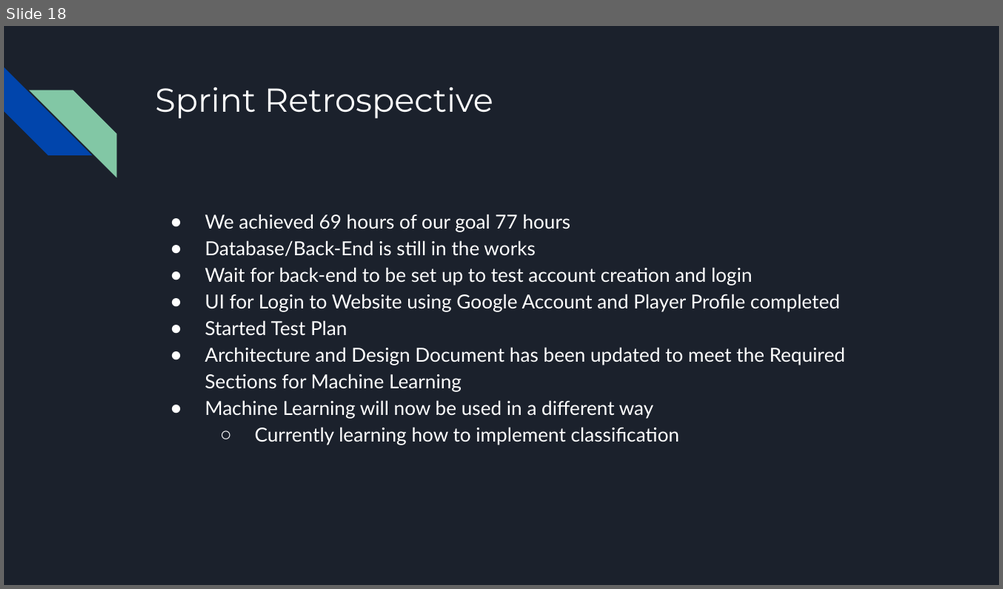
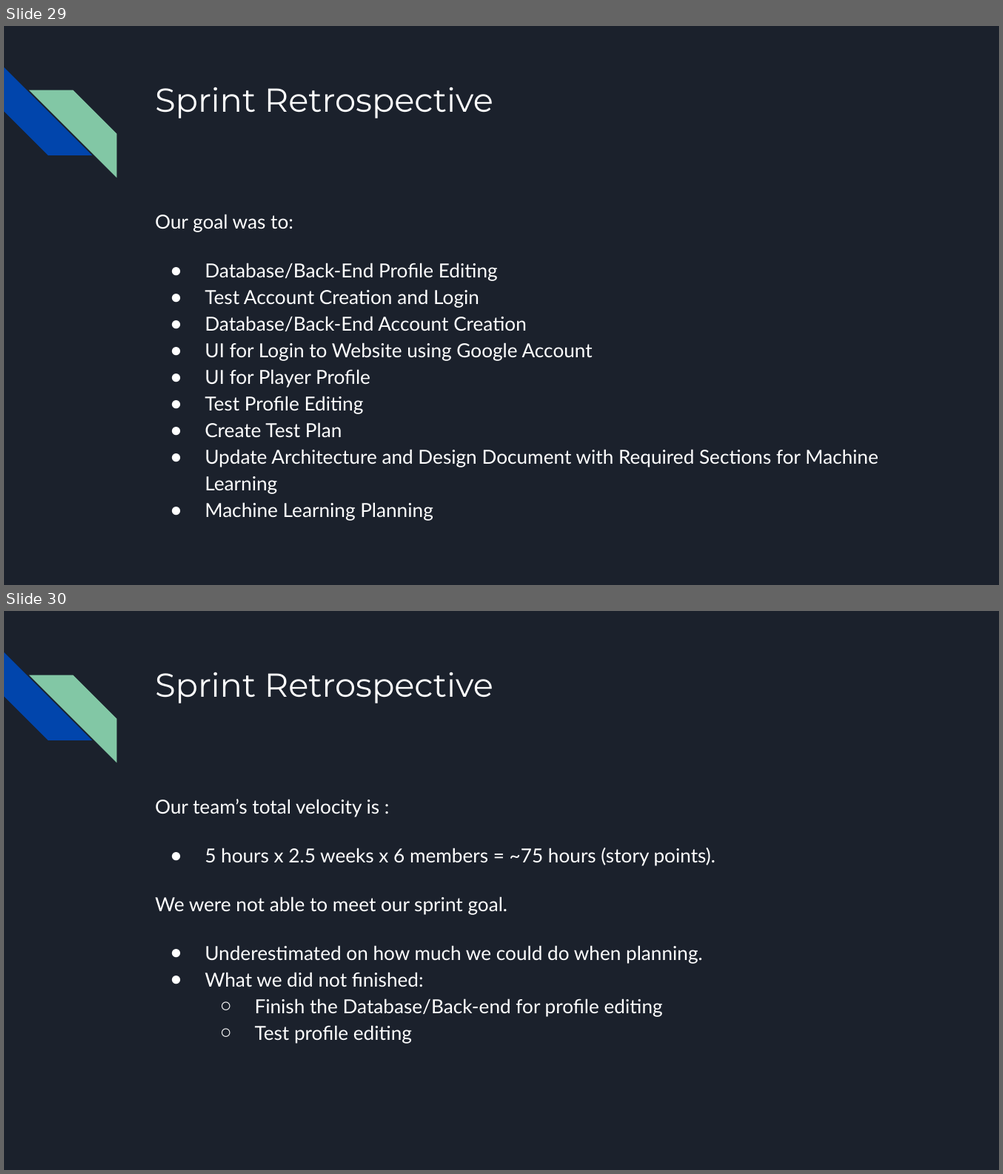
Before and after one commit to jamilkhan98/CECS491AProject, a slide deck: Sprints/Sprint #4/Sprint #4 Presentation.pptx. Shown one above the other, each under a label of ours: slide 18 before the commit, slides 29 and 30 after it. The pictures are 1003x589 and 1003x1174 pixels, drawn with LibreOffice and Linux fonts; fonts in the diff are those of the drawing. Boxes give left, top, right and bottom in pixels: in the first picture for what was removed or moved away, otherwise in the second. Text is boxed around its words. In the diff, an @@ line names an element or a change of style, - is before the commit and + after.

```diff
--- a/Sprints/Sprint #4/Sprint #4 Presentation.pptx
+++ b/Sprints/Sprint #4/Sprint #4 Presentation.pptx
@@ slide 30 added at (4, 611, 999, 1170), background #1B212C; not listed: 2 template elements that a slide beside it also shows @@
@@ title added at (155, 672, 493, 703), 24 pt, text #FFFFFF @@
+Sprint Retrospective
@@ text added at (155, 799, 715, 1044), 14 pt, text #FFFFFF @@
+Our team’s total velocity is :
+● 5 hours x 2.5 weeks x 6 members = ~75 hours (story points).
+We were not able to meet our sprint goal.
+● Underestimated on how much we could do when planning.
+● What we did not finished:
+  ○ Finish the Database/Back-end for profile editing
+  ○ Test profile editing
@@ what was slide 18 is now slide 29 @@
@@ slide 29 changed as well @@
@@ text at (155, 214, 878, 521): text changed @@
-● We achieved 69 hours of our goal 77 hours
-● Database/Back-End is still in the works
-● Wait for back-end to be set up to test account creation and login
-● UI for Login to Website using Google Account and Player Profile completed
-● Started Test Plan
-● Architecture and Design Document has been updated to meet the Required Sections for Machine Learning
-● Machine Learning will now be used in a different way
-  ○ Currently learning how to implement classification
+Our goal was to:
+● Database/Back-End Profile Editing
+● Test Account Creation and Login
+● Database/Back-End Account Creation
+● UI for Login to Website using Google Account
+● UI for Player Profile
+● Test Profile Editing
+● Create Test Plan
+● Update Architecture and Design Document with Required Sections for Machine Learning
+● Machine Learning Planning
```
Also in this commit, not shown: 6 other slides changed, 14 other slides added.
